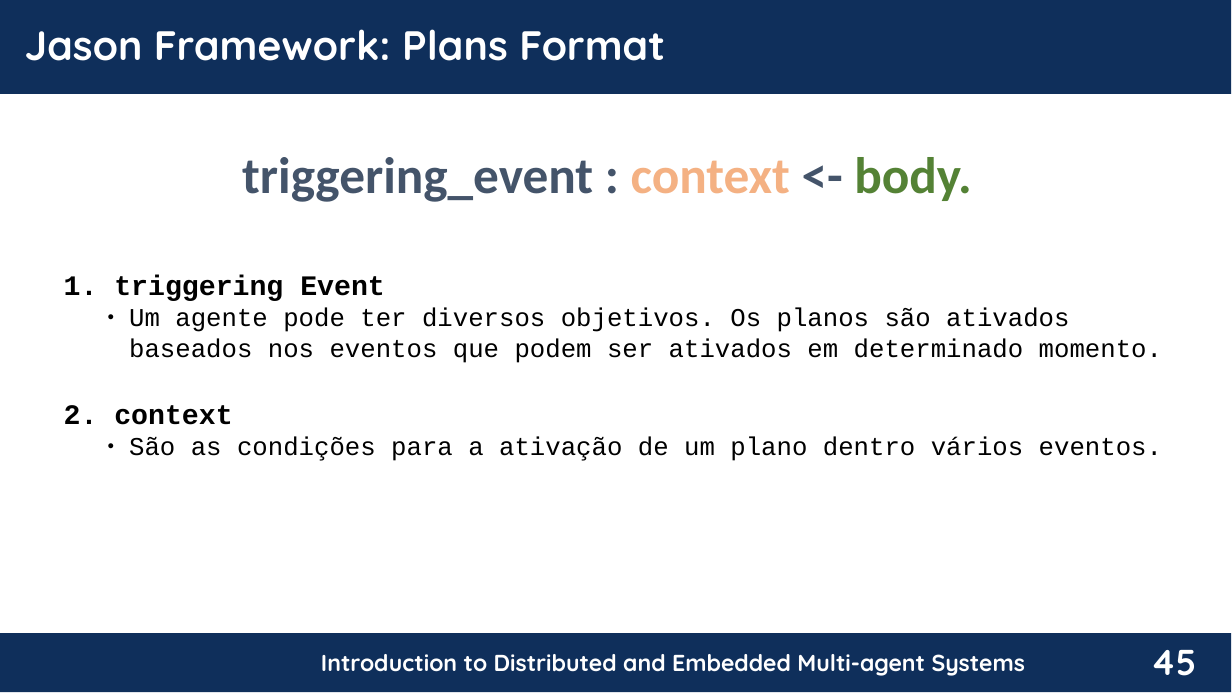
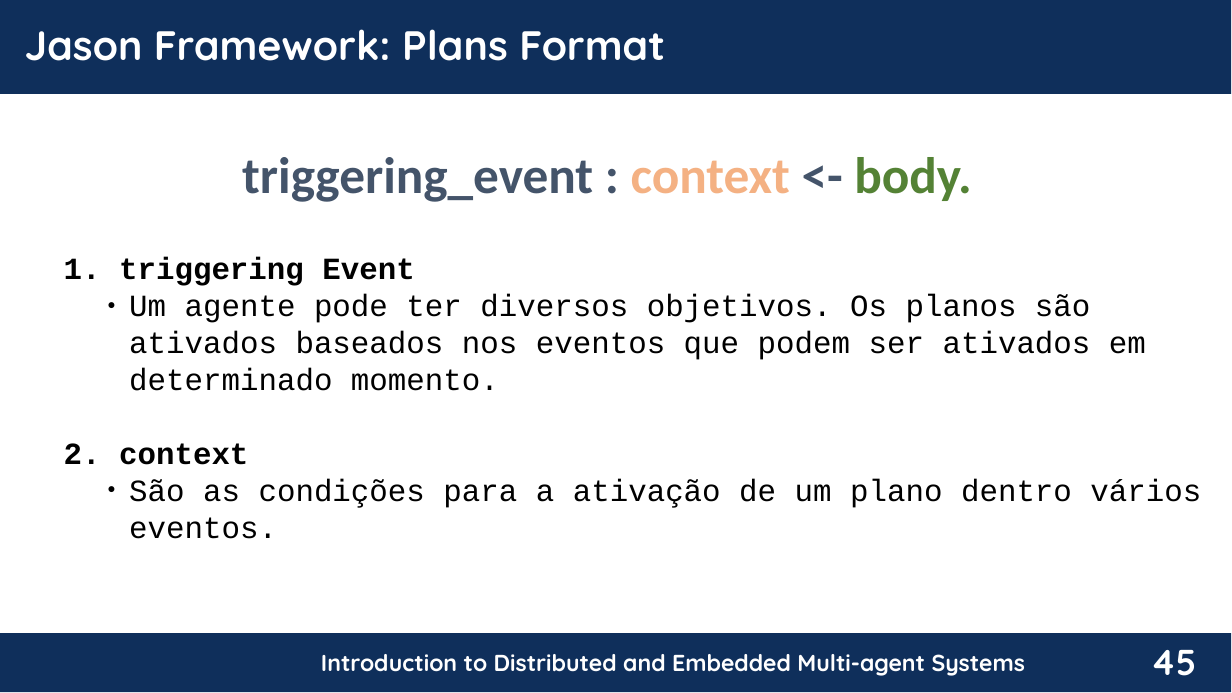
Before and after one commit to chon-group/distributedAndEmbeddedAI, a slide deck: slide 45 of course/08-GoalsAndPlans/08-GoalsAndPlans_20240503.odp. Drawn at 1232x693 pixels with LibreOffice and Linux fonts; fonts in the diff are those of the drawing; background and template pictures are left out. Boxes give left, top, right and bottom in pixels: in the first picture for what was removed or moved away, otherwise in the second. Text is boxed around its words. In the diff, an @@ line names an element or a change of style, - is before the commit and + after.

```diff
--- a/course/08-GoalsAndPlans/08-GoalsAndPlans_20240503.odp
+++ b/course/08-GoalsAndPlans/08-GoalsAndPlans_20240503.odp
@@ text "triggering Event" moved from (x1=114, y1=275, x2=1162, y2=461) to (x1=119, y1=257, x2=1201, y2=539) @@
@@ text "triggering Event" at (x1=119, y1=257, x2=1201, y2=539): size 22 to 24 pt in "triggering Event", "context"; size 20 to 24 pt in "Um agente pode ter diversos objetivos. Os ...", "São as condições para a ativação de ..." @@
```
Also in this commit, not shown: 16 other slides changed, 35 slides added.
